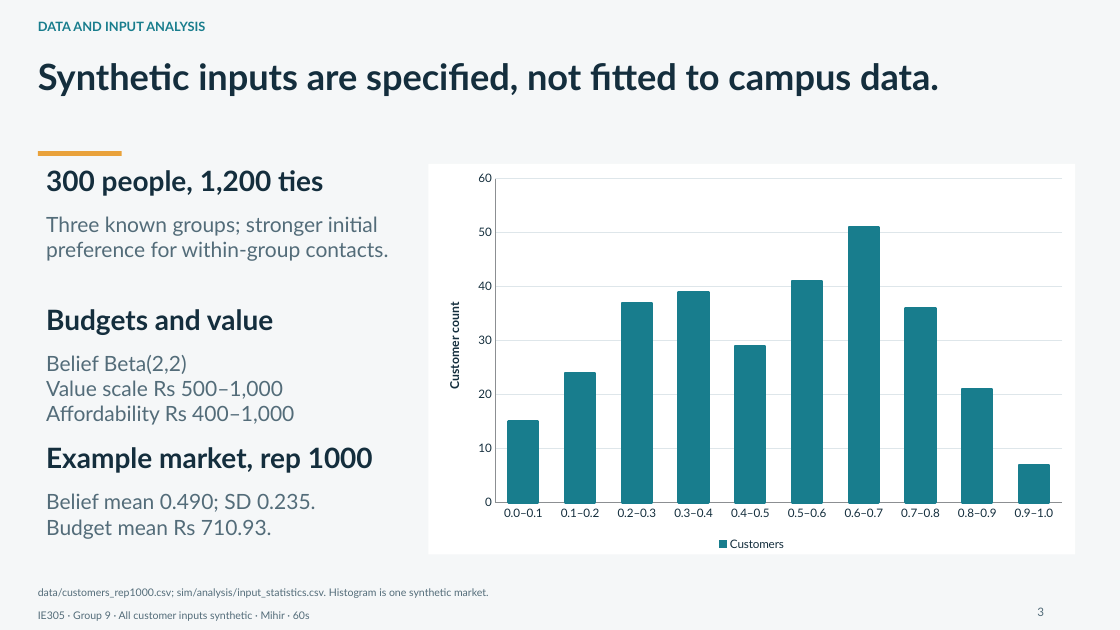
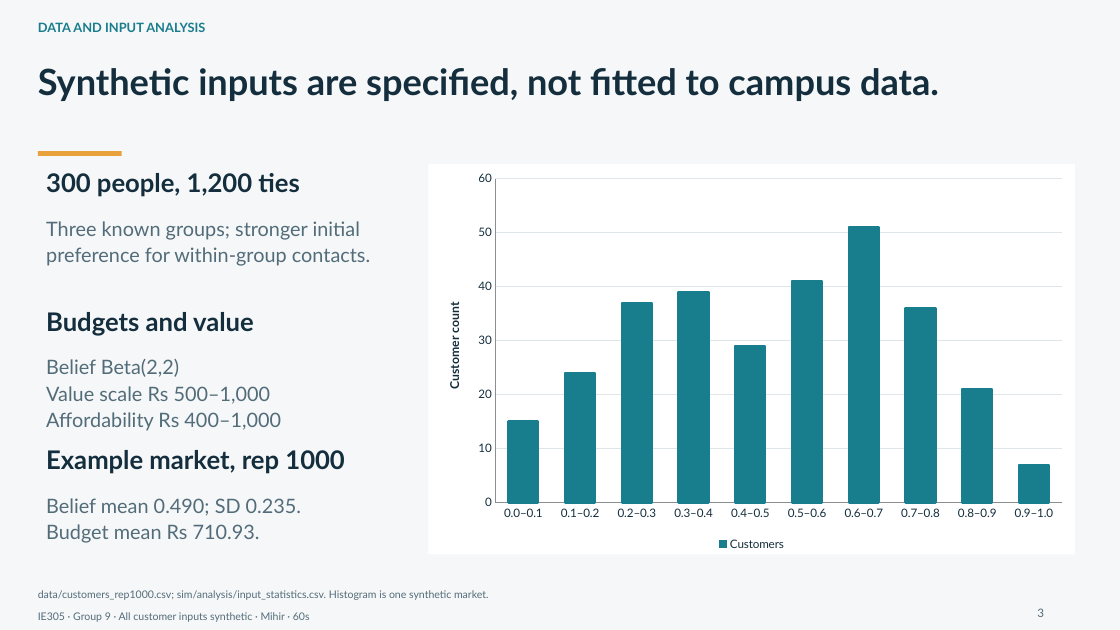
Before and after one commit to Mihir146/IE305_Social_Polarization_Group09, a slide deck: slide 3 of handoff_output/product_launch/Campus_Product_Launch_EditableCharts.pptx. Drawn at 1120x630 pixels with LibreOffice and Linux fonts; fonts in the diff are those of the drawing. Boxes give left, top, right and bottom in pixels: in the first picture for what was removed or moved away, otherwise in the second. Text is boxed around its words. In the diff, an @@ line names an element or a change of style, - is before the commit and + after.

```diff
--- a/handoff_output/product_launch/Campus_Product_Launch_EditableCharts.pptx
+++ b/handoff_output/product_launch/Campus_Product_Launch_EditableCharts.pptx
@@ text "Synthetic inputs are specified, not ..." at box(38, 68, 939, 101): line spacing 1 to 1.1 @@
@@ size 24 to 22 pt; line spacing 1 to 1.1 in 3 elements at box(46, 173, 299, 197), box(46, 312, 254, 336), box(46, 450, 344, 474) @@
@@ size 18 to 17 pt; line spacing 1 to 1.1 in 3 elements at box(46, 221, 370, 266), box(46, 359, 281, 431), box(46, 498, 301, 543) @@
@@ text "data/customers_rep1000.csv; sim/analysis/input_statistics.cs ..." at box(38, 590, 488, 600): line spacing 1 to 1.1 @@
```
Also in this commit, not shown: 15 other slides changed, 47 other files.
